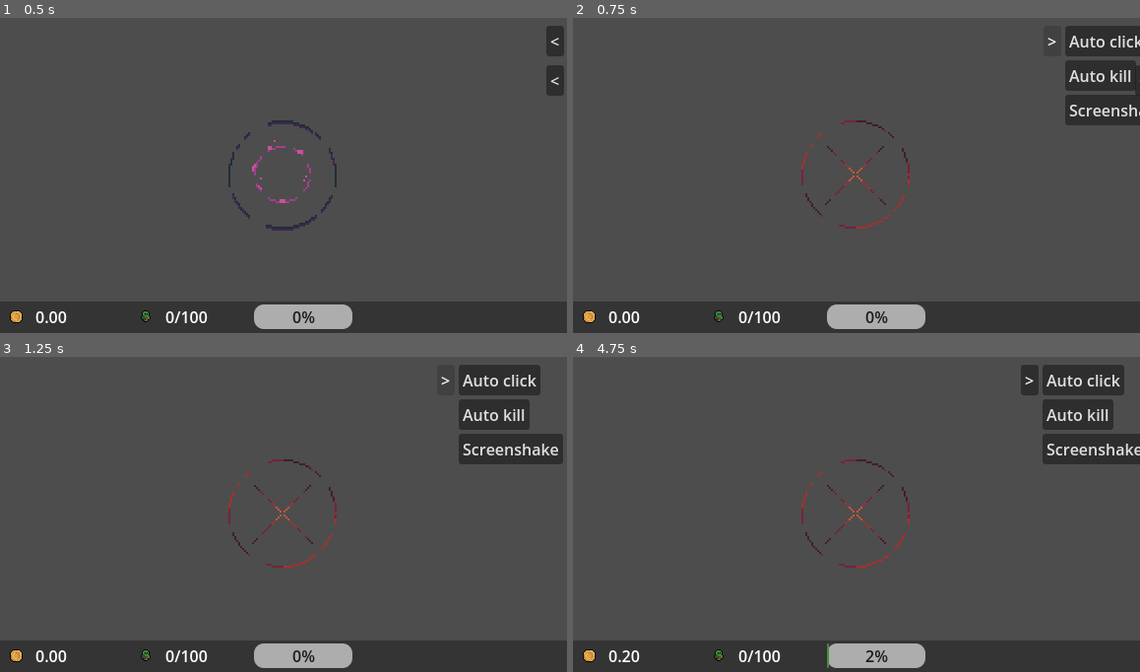
Above: before the commit, frames 1-4 (two rows, left to right).
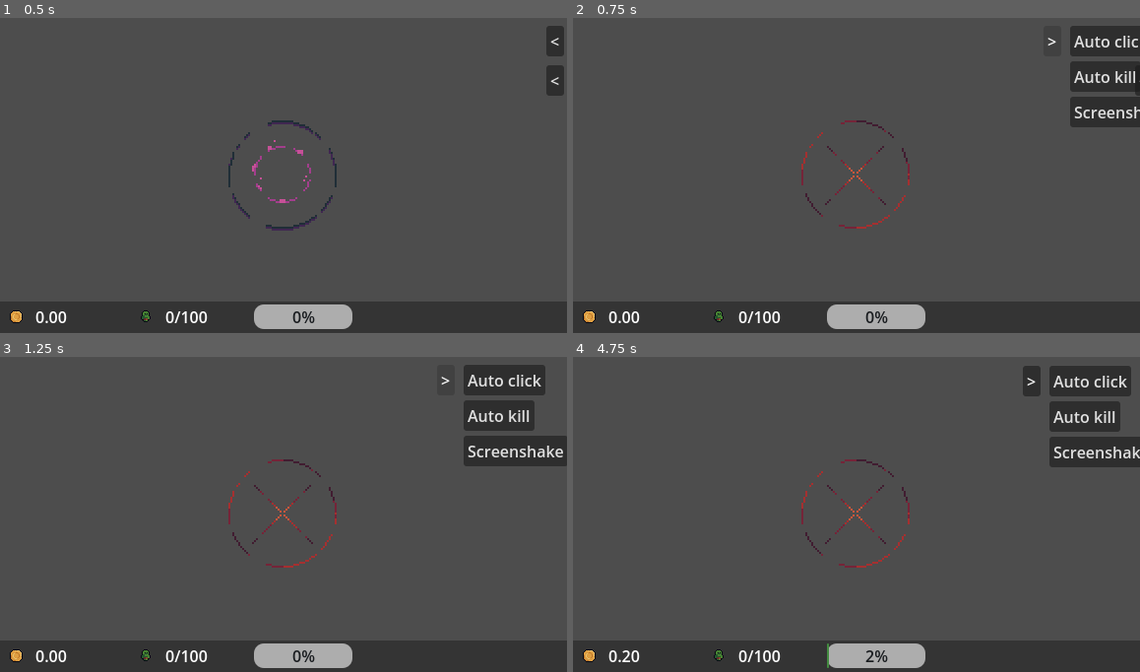
Above: after the commit, the same moments.

Repository: Jin9310/LudumDare55
Game: Godot game, scene res://NewGame/new_game.tscn
Same seed, same stepped clock (60 frames per second), same inputs: the game is played once before the commit and once after it.
Inputs (mouse positions are in pixels of both pictures, inside the frame that each line leads up to):
- Up to frame 1 (0.5 s): no input
- Up to frame 2 (0.75 s): click "<" at 0.5 s
- Up to frame 3 (1.25 s): no input
- Up to frame 4 (4.75 s): tap Enter (ui_accept) at 1.25, 2.75, 4.25, 4.52 s; drag from (856, 511) to (913, 442) at 1.27 s; drag from (822, 438) to (856, 511) at 2.02 s; move the mouse to (913, 442) at 2.77 s; hold D (move_right) 2.78-3.5 s; click (913, 442) at 2.85 s; right-click (913, 442) at 3.05 s; drag from (828, 577) to (686, 464) at 3.52 s; move the mouse to (1026, 561) at 4.27 s; hold S (move_down) from 4.28 s (still down); hold F from 4.28 s (still down); click (1026, 561) at 4.42 s; right-click (1026, 561) at 4.55 s

Frame 1 is identical in both runs. In frame 2, 1.3% of the frame differs, in the area x 86-100%, y 2-35%; in frame 3, 1.7%; in frame 4, 2.2%, in the area x 78-100%, y 2-35%.

Commit message:
not sure what

Diff:
--- a/NewGame/new_game.gd
+++ b/NewGame/new_game.gd
@@ -12,6 +12,7 @@
 
 func _ready():
 	new_game.connect("spawn_basic_minion", spawn_minion)
+	#new_game.connect("show_me_coins", spawn_coin)
 
 func _physics_process(delta):
 	if Input.is_action_just_pressed("auto_kill"): #this needs to be connected to the UI
@@ -28,3 +29,9 @@
 		add_child(new_acolyte)
 		acolytes_spawned += 1 #count all spawned acolytes
 		GameManager.current_minion_count += 1
+
+func spawn_coin():
+	var new_coin = preload("res://Scenes/coin_animation.tscn").instantiate()
+	%PathFollow2D.progress_ratio = randf()
+	new_coin.global_position = %PathFollow2D.global_position
+	add_child(new_coin)
--- a/NewGame/new_game.tscn
+++ b/NewGame/new_game.tscn
@@ -8,6 +8,12 @@
 "points": PackedVector2Array(0, 0, 0, 0, 261, 121, 0, 0, 0, 0, 288, 127, 0, 0, 0, 0, 301, 131, 0, 0, 0, 0, 309, 160, 0, 0, 0, 0, 290, 197, 0, 0, 0, 0, 240, 194, 0, 0, 0, 0, 221, 158, 0, 0, 0, 0, 234, 133, 0, 0, 0, 0, 261, 121)
 }
 point_count = 9
+
+[sub_resource type="Curve2D" id="Curve2D_m7jcq"]
+_data = {
+"points": PackedVector2Array(0, 0, 0, 0, 141, 222, 0, 0, 0, 0, 172, 222)
+}
+point_count = 2
 
 [node name="NewGame" type="Node2D"]
 script = ExtResource("1_uuhic")
@@ -24,3 +30,11 @@
 unique_name_in_owner = true
 position = Vector2(261, 121)
 rotation = 0.218669
+
+[node name="Path2D" type="Path2D" parent="."]
+position = Vector2(16, -18)
+curve = SubResource("Curve2D_m7jcq")
+
+[node name="PathFollow2D" type="PathFollow2D" parent="Path2D"]
+unique_name_in_owner = true
+position = Vector2(141, 222)
--- /dev/null
+++ b/Scenes/coin_animation.tscn
@@ -0,0 +1,105 @@
+[gd_scene load_steps=7 format=3 uid="uid://b77m4d0mu80qm"]
+
+[ext_resource type="PackedScene" uid="uid://cnx0gji3v8ncm" path="res://PrefabedScenes/object_prefab.tscn" id="1_64m4c"]
+[ext_resource type="Texture2D" uid="uid://vfpt1m1typvx" path="res://Art/coin/coin.png" id="2_uesdy"]
+
+[sub_resource type="CircleShape2D" id="CircleShape2D_215tv"]
+radius = 6.0
+
+[sub_resource type="Animation" id="Animation_144ol"]
+length = 0.001
+tracks/0/type = "value"
+tracks/0/imported = false
+tracks/0/enabled = true
+tracks/0/path = NodePath(".:position")
+tracks/0/interp = 1
+tracks/0/loop_wrap = true
+tracks/0/keys = {
+"times": PackedFloat32Array(0),
+"transitions": PackedFloat32Array(1),
+"update": 0,
+"values": [Vector2(0, 0)]
+}
+tracks/1/type = "value"
+tracks/1/imported = false
+tracks/1/enabled = true
+tracks/1/path = NodePath(".:self_modulate")
+tracks/1/interp = 1
+tracks/1/loop_wrap = true
+tracks/1/keys = {
+"times": PackedFloat32Array(0),
+"transitions": PackedFloat32Array(1),
+"update": 0,
+"values": [Color(1, 1, 1, 1)]
+}
+tracks/2/type = "value"
+tracks/2/imported = false
+tracks/2/enabled = true
+tracks/2/path = NodePath(".:modulate")
+tracks/2/interp = 1
+tracks/2/loop_wrap = true
+tracks/2/keys = {
+"times": PackedFloat32Array(0),
+"transitions": PackedFloat32Array(1),
+"update": 0,
+"values": [Color(1, 1, 1, 1)]
+}
+
+[sub_resource type="Animation" id="Animation_impuh"]
+resource_name = "new_coin"
+tracks/0/type = "value"
+tracks/0/imported = false
+tracks/0/enabled = true
+tracks/0/path = NodePath(".:position")
+tracks/0/interp = 1
+tracks/0/loop_wrap = true
+tracks/0/keys = {
+"times": PackedFloat32Array(0, 1),
+"transitions": PackedFloat32Array(1, 1),
+"update": 0,
+"values": [Vector2(0, 0), Vector2(0, -70)]
+}
+tracks/1/type = "value"
+tracks/1/imported = false
+tracks/1/enabled = false
+tracks/1/path = NodePath(".:self_modulate")
+tracks/1/interp = 1
+tracks/1/loop_wrap = true
+tracks/1/keys = {
+"times": PackedFloat32Array(0, 1),
+"transitions": PackedFloat32Array(1, 1),
+"update": 0,
+"values": [Color(1, 1, 1, 1), Color(1, 1, 1, 0)]
+}
+tracks/2/type = "value"
+tracks/2/imported = false
+tracks/2/enabled = true
+tracks/2/path = NodePath(".:modulate")
+tracks/2/interp = 1
+tracks/2/loop_wrap = true
+tracks/2/keys = {
+"times": PackedFloat32Array(0, 1),
+"transitions": PackedFloat32Array(1, 1),
+"update": 0,
+"values": [Color(1, 1, 1, 1), Color(1, 1, 1, 0)]
+}
+
+[sub_resource type="AnimationLibrary" id="AnimationLibrary_unkv8"]
+_data = {
+"RESET": SubResource("Animation_144ol"),
+"new_coin": SubResource("Animation_impuh")
+}
+
+[node name="CoinAnimation" instance=ExtResource("1_64m4c")]
+
+[node name="Sprite2D" parent="." index="0"]
+texture = ExtResource("2_uesdy")
+
+[node name="CollisionShape2D" parent="." index="1"]
+shape = SubResource("CircleShape2D_215tv")
+
+[node name="AnimationPlayer" parent="." index="2"]
+libraries = {
+"": SubResource("AnimationLibrary_unkv8")
+}
+autoplay = "new_coin"
--- a/Scenes/spawning_area.gd
+++ b/Scenes/spawning_area.gd
@@ -1,6 +1,7 @@
 extends Area2D
 
 signal spawn_basic_minion
+#signal show_me_coins
 
 @onready var animPlayer = $AnimationPlayer
 
@@ -32,6 +33,7 @@
 				auto_click_anim()
 			#earn money
 			GameManager.usable_money += 1 * GameManager.click_money_multiplicator
+			#emit_signal("show_me_coins")
 			#base timer can be updated so the auto clicks are faster
 			click_timer = GameManager.click_timer_base
 
@@ -47,6 +49,7 @@
 	if Input.is_action_just_pressed("mouse_click"): #manual clicking
 		#earn money even if nothing is spawned?
 		GameManager.usable_money += 1 * GameManager.click_money_multiplicator
+		#emit_signal("show_me_coins")
 		##
 		if GameManager.screen_shake: #screen shake enabler > prepared for UI where I want users to choose if screenshake is allowed or not
 			cam_shake() #camera shake
--- a/UI/StaticUpgrades_ui.gd
+++ b/UI/StaticUpgrades_ui.gd
@@ -24,7 +24,7 @@
 	if Input.is_action_just_pressed("rmb") && static_upgrades_panel == true:
 		static_upgrades_panel = false
 		var tween: Tween = get_tree().create_tween()
-		tween.tween_property(%SpawnMargin, "position", Vector2(580,40), 0.5)
+		tween.tween_property(%MarginContainer, "position", Vector2(580,40), 0.5)
 
 
 	##disable buttons that are not purchaseable yet
@@ -69,3 +69,10 @@
 
 func _on_screenshake_btn_pressed():
 	GameManager.screen_shake = !GameManager.screen_shake
+
+
+func _on_a_click_btn_pressed():
+	if GameManager.usable_money >= UpgradesManager.auto_click_price:
+		GameManager.auto_click = true
+		#%a_click_btn.disabled = true
+		GameManager.usable_money -= UpgradesManager.auto_click_price
--- a/UI/StaticUpgrades_ui.tscn
+++ b/UI/StaticUpgrades_ui.tscn
@@ -1,6 +1,10 @@
-[gd_scene load_steps=3 format=3 uid="uid://bt5ry8qs3tcbc"]
+[gd_scene load_steps=7 format=3 uid="uid://bt5ry8qs3tcbc"]
 
 [ext_resource type="Script" path="res://UI/StaticUpgrades_ui.gd" id="1_3mr27"]
+[ext_resource type="Texture2D" uid="uid://bhko02bcilp0e" path="res://Art/SourceFiles/button_template_normal.png" id="2_a3ebx"]
+[ext_resource type="Texture2D" uid="uid://d2eqgg1ci7ubv" path="res://Art/SourceFiles/button_template_pressed.png" id="3_k5usl"]
+[ext_resource type="Texture2D" uid="uid://bdveju1gpg811" path="res://Art/SourceFiles/button_template_hover.png" id="4_ntmn0"]
+[ext_resource type="Texture2D" uid="uid://deyew52cncw4e" path="res://Art/SourceFiles/button_template_disabled.png" id="5_x1vm8"]
 
 [sub_resource type="StyleBoxEmpty" id="StyleBoxEmpty_vy3yj"]
 
@@ -36,12 +40,14 @@
 layout_mode = 2
 size_flags_horizontal = 3
 size_flags_vertical = 3
+theme_override_constants/margin_left = 5
 
 [node name="HBoxContainer" type="HBoxContainer" parent="MarginContainer/HBoxContainer/MarginContainer"]
 layout_mode = 2
 
 [node name="VBoxContainer" type="VBoxContainer" parent="MarginContainer/HBoxContainer/MarginContainer/HBoxContainer"]
 layout_mode = 2
+theme_override_constants/separation = 5
 
 [node name="auto_click_btn" type="Button" parent="MarginContainer/HBoxContainer/MarginContainer/HBoxContainer/VBoxContainer"]
 unique_name_in_owner = true
@@ -68,6 +74,16 @@
 tooltip_text = "Turn ON/OFF screenshake"
 text = "Screenshake"
 
+[node name="a_click_btn" type="TextureButton" parent="MarginContainer/HBoxContainer/MarginContainer/HBoxContainer/VBoxContainer"]
+unique_name_in_owner = true
+visible = false
+layout_mode = 2
+disabled = true
+texture_normal = ExtResource("2_a3ebx")
+texture_pressed = ExtResource("3_k5usl")
+texture_hover = ExtResource("4_ntmn0")
+texture_disabled = ExtResource("5_x1vm8")
+
 [node name="VBoxContainer2" type="VBoxContainer" parent="MarginContainer/HBoxContainer/MarginContainer/HBoxContainer"]
 visible = false
 layout_mode = 2
@@ -89,3 +105,4 @@
 [connection signal="pressed" from="MarginContainer/HBoxContainer/MarginContainer/HBoxContainer/VBoxContainer/auto_click_btn" to="." method="_on_auto_click_btn_pressed"]
 [connection signal="pressed" from="MarginContainer/HBoxContainer/MarginContainer/HBoxContainer/VBoxContainer/auto_kill_btn" to="." method="_on_auto_kill_btn_pressed"]
 [connection signal="pressed" from="MarginContainer/HBoxContainer/MarginContainer/HBoxContainer/VBoxContainer/screenshake_btn" to="." method="_on_screenshake_btn_pressed"]
+[connection signal="pressed" from="MarginContainer/HBoxContainer/MarginContainer/HBoxContainer/VBoxContainer/a_click_btn" to="." method="_on_a_click_btn_pressed"]
--- a/UI/lower_bar.gd
+++ b/UI/lower_bar.gd
@@ -4,8 +4,6 @@
 
 var mouse_count: int = 0
 var kill_all_active: bool = false
-
-
 
 func _process(delta):
 	%Usable_mone_lbl.text = "%.2f" % GameManager.usable_money
--- a/UI/lower_bar.tscn
+++ b/UI/lower_bar.tscn
@@ -46,6 +46,7 @@
 theme_override_constants/separation = 100
 
 [node name="CoinIcon" type="TextureRect" parent="LowerMargin/HBoxContainer"]
+unique_name_in_owner = true
 layout_mode = 2
 texture = ExtResource("1_hfrvc")
 stretch_mode = 2
Binary file changed: Art/SourceFiles/button.ase
Binary file added: Art/SourceFiles/button_template.png
Not shown, added: Art/SourceFiles/button_template.png.import
Binary file added: Art/SourceFiles/button_template_disabled.png
Not shown, added: Art/SourceFiles/button_template_disabled.png.import
Binary file added: Art/SourceFiles/button_template_hover.png
Not shown, added: Art/SourceFiles/button_template_hover.png.import
Binary file added: Art/SourceFiles/button_template_normal.png
Not shown, added: Art/SourceFiles/button_template_normal.png.import
Binary file added: Art/SourceFiles/button_template_pressed.png
Not shown, added: Art/SourceFiles/button_template_pressed.png.import
Not shown: 1 places in NewGame/new_game.tscn that only renumber resources
